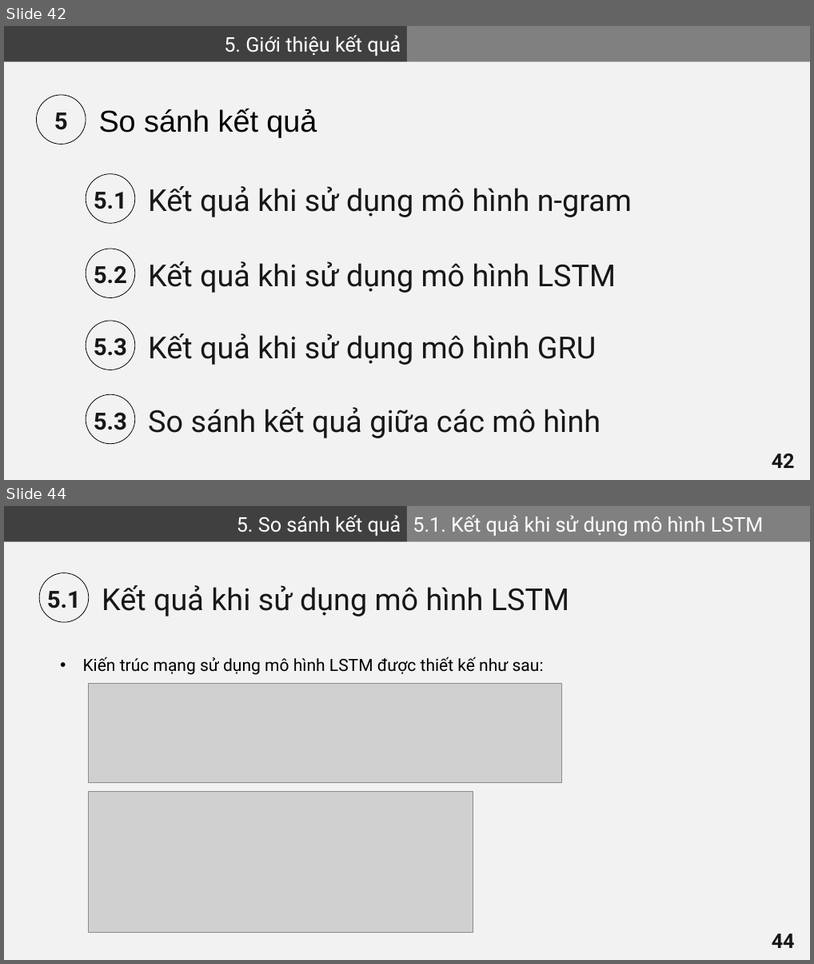
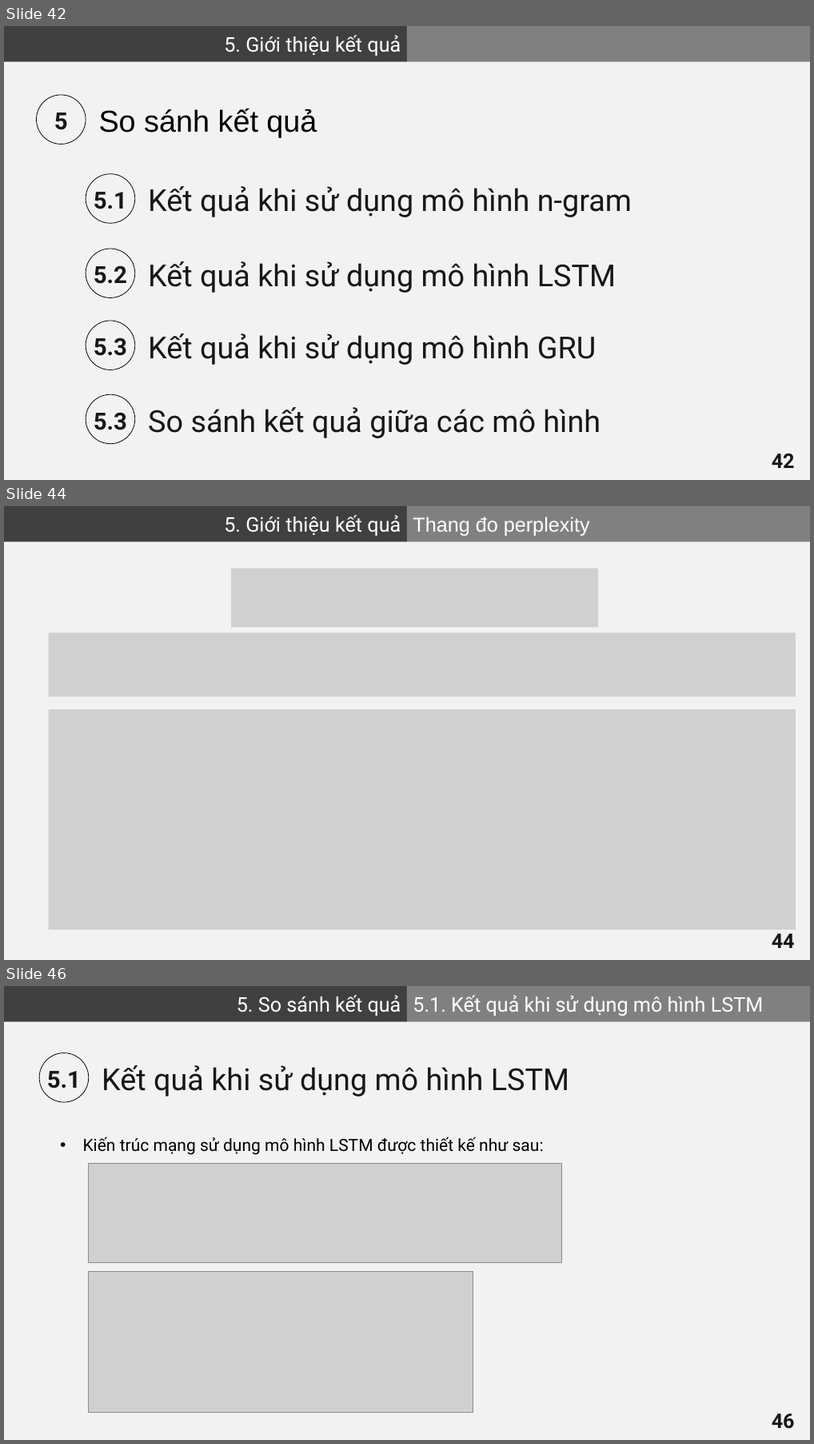
Before and after one commit to VHSkillPro/next-word-prediction, a slide deck: report.pptx. Shown one above the other, each under a label of ours: slides 42 and 44 before the commit, slides 42, 44 and 46 after it; the slides between them are not shown. The pictures are 814x964 and 814x1444 pixels, drawn with LibreOffice and Linux fonts; fonts in the diff are those of the drawing; grey boxes stand for pictures. Boxes give left, top, right and bottom in pixels: in the first picture for what was removed or moved away, otherwise in the second. Text is boxed around its words. In the diff, an @@ line names an element or a change of style, - is before the commit and + after.

```diff
--- a/report.pptx
+++ b/report.pptx
@@ slide 44 added at box(4, 506, 810, 960), background #F2F2F2 @@
@@ rectangle added at box(4, 506, 407, 542), fill #404040, 24 pt, text #FFFFFF @@
+5. Giới thiệu kết quả
@@ rectangle added at box(407, 506, 810, 542), fill #808080, 24 pt, text #FFFFFF @@
+Thang đo perplexity
@@ picture added at box(231, 568, 598, 628) @@
@@ picture added at box(49, 632, 797, 696) @@
@@ picture added at box(49, 709, 797, 929) @@
@@ page number added at box(772, 933, 795, 948), 24 pt, text #181717, bold @@
+44
@@ what was slide 44 is now slide 46 @@
@@ page number at box(772, 1413, 795, 1428): text changed @@
-44
+46
```
Also in this commit, not shown: 2 slides changed, 2 other slides added.
